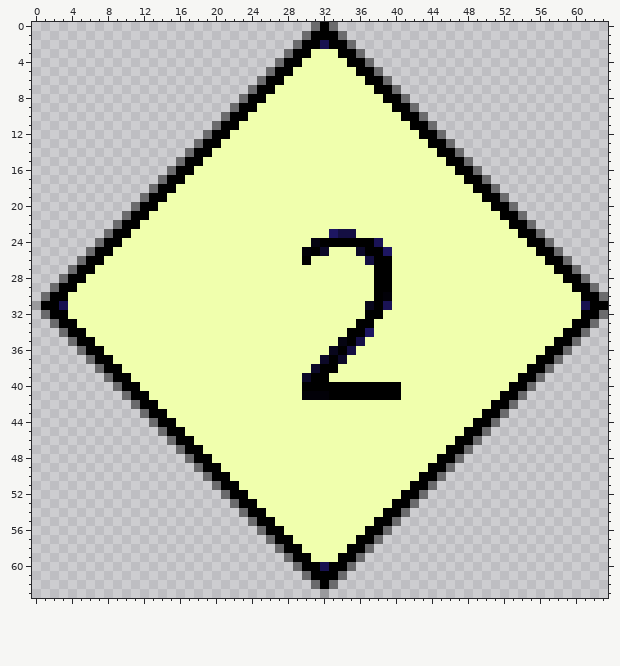
Pixel-art sprite: Assets/Textures/BodyParts/bodypart_2.png. The picture above was drawn from the file before the commit.
The file is 64x64 pixels. Colours within 5 levels of each other are drawn and written as one.
After the commit:
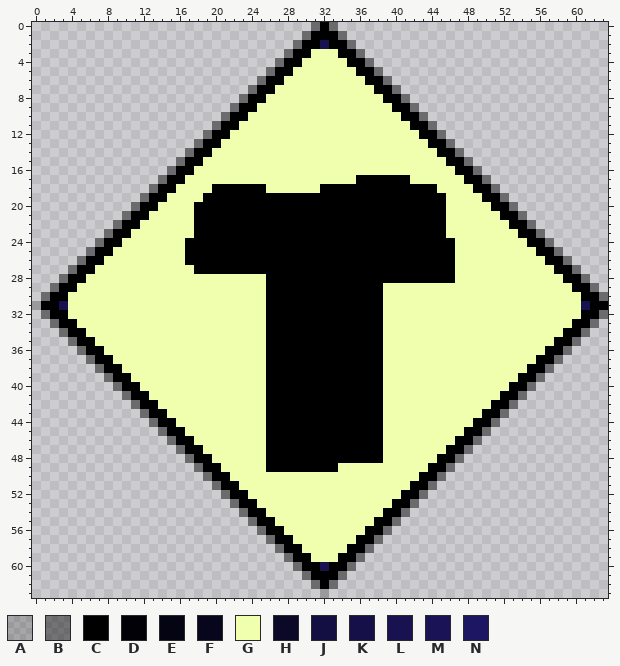
Palette (. is transparent): A #00000030  B #00000070  C #000000  D #020108  E #050412  F #08061c  G #f0ffad  H #0c0928  J #140f42  K #161048  L #181250  M #1a1356  N #1d1662
Diff:
Colour C replaces colour D in row 25 at x 30; in row 41 at x 30 to 32.
Colour C replaces colour E in row 24 at x 31; in row 35 at x 34.
Colour C replaces colour F in row 31 at x 37; in row 36 at x 33.
Colour C replaces colour G in row 17 at x 36 to 41; in row 18 at x 20 to 25 and 32 to 44; in row 19 at x 19 to 45; in rows 20 to 22 at x 18 to 45; in row 23 at x 18 to 32 and 36 to 45; in row 24 at x 17 to 30 and 39 to 46.
Colour C replaces colour G in row 25 at x 17 to 29, 33 to 35 and 40 to 46; in row 26 at x 17 to 29, 31 to 36 and 40 to 46; in row 27 at x 18 to 37 and 40 to 46; in row 28 at x 26 to 37 and 40 to 46; in rows 29 to 30 at x 26 to 37; in rows 31 to 32 at x 26 to 36.
Colour C replaces colour G in row 33 at x 26 to 35 and 38; in row 34 at x 26 to 34 and 38; in row 35 at x 26 to 33 and 37 to 38; in row 36 at x 26 to 32 and 36 to 38; in row 37 at x 26 to 31 and 35 to 38; in row 38 at x 26 to 30 and 34 to 38.
Colour C replaces colour G in row 39 at x 26 to 29 and 33 to 38; in rows 40 to 41 at x 26 to 29; in rows 42 to 48 at x 26 to 38; in row 49 at x 26 to 33.
Colour C replaces colour H in row 25 at x 32 and 36; in row 37 at x 32 and 34; in row 38 at x 31; in row 39 at x 30.
Colour C replaces colour J in row 23 at x 34 to 35; in row 26 at x 37; in row 36 at x 35.
Colour C replaces colour K in row 35 at x 36.
Colour C replaces colour M in row 24 at x 38.
Colour C replaces colour N in row 23 at x 33; in row 25 at x 39; in row 34 at x 37.
Colour G replaces colour C in row 29 at x 39; in rows 40 to 41 at x 39 to 40.
Colour G replaces colour D in row 30 at x 39.
Colour G replaces colour M in row 31 at x 39.
Boxes around the changes in both pictures, in picture pixels (x1, y1, x2, y2):
changed: (185, 175, 455, 472)
